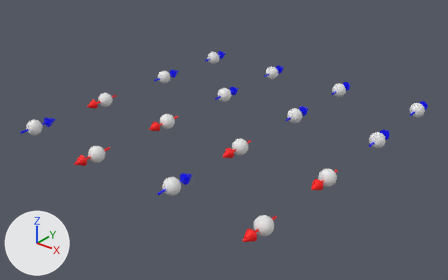
One commit to the Blender file Blender/spins1D.blend: the scene before it, then after it.
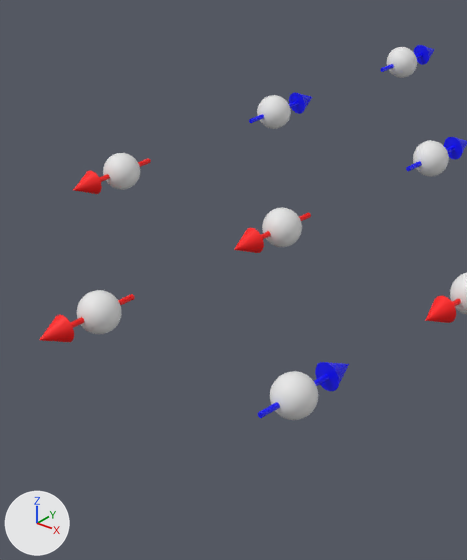
The first picture shows the older version from a camera (50 mm lens) standing at (96.4, -62.1, 49.9) and looking at (27.2, 24.3, -3.6). The close-ups show both versions on the part from 13% to 53% of the width and 12% to 89% of the height of that picture; other places that the commit changed are outside them. The lights are fixed; the arrows at lower left show +X, +Y and +Z.
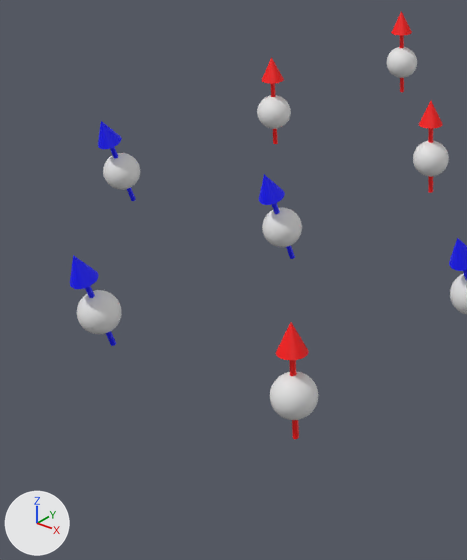
Where the change shows, as pixel boxes (x1, y1, x2, y2) in the close-ups (467 x 560 px):
```json
{"object": "Cylinder.002", "change": "recoloured, turned", "before": [258, 362, 349, 418], "after": [276, 322, 309, 439]}
{"object": "Cylinder.001", "change": "recoloured, turned", "before": [39, 294, 135, 342], "after": [70, 255, 116, 346]}
{"object": "Cylinder.005", "change": "recoloured, turned", "before": [234, 213, 311, 253], "after": [259, 174, 295, 259]}
{"object": "Cylinder.006", "change": "recoloured, turned", "before": [425, 296, 461, 323], "after": [449, 238, 467, 280]}
{"object": "Cylinder.004", "change": "recoloured, turned", "before": [73, 158, 151, 194], "after": [98, 121, 136, 201]}
{"object": "Cylinder.012", "change": "recoloured, turned", "before": [406, 137, 467, 171], "after": [419, 101, 443, 193]}
{"object": "Cylinder.011", "change": "recoloured, turned", "before": [249, 92, 312, 123], "after": [261, 57, 284, 144]}
{"object": "Cylinder.015", "change": "recoloured, turned", "before": [380, 45, 434, 72], "after": [391, 11, 412, 92]}
```

The change, as JSON lines over the scene's bpy script:
```json
{"op": "set", "path": "mat_spin_color_1.base_color", "old": "(1.0, 0.0, 0.0)", "new": "(0.0, 0.0, 1.0)", "note": "red #ff0000 -> blue #0000ff"}
{"op": "set", "path": "mat_spin_color_2.base_color", "old": "(0.0, 0.0, 1.0)", "new": "(1.0, 0.0, 0.0)", "note": "blue #0000ff -> red #ff0000"}
{"op": "set", "path": "mat_spin_color_4.base_color", "old": "(1.0, 0.0, 0.0)", "new": "(0.0, 0.0, 1.0)", "note": "red #ff0000 -> blue #0000ff"}
{"op": "set", "path": "mat_spin_color_5.base_color", "old": "(1.0, 0.0, 0.0)", "new": "(0.0, 0.0, 1.0)", "note": "red #ff0000 -> blue #0000ff"}
{"op": "set", "path": "mat_spin_color_6.base_color", "old": "(1.0, 0.0, 0.0)", "new": "(0.0, 0.0, 1.0)", "note": "red #ff0000 -> blue #0000ff"}
{"op": "set", "path": "mat_spin_color_8.base_color", "old": "(0.0, 0.0, 1.0)", "new": "(1.0, 0.0, 0.0)", "note": "blue #0000ff -> red #ff0000"}
{"op": "set", "path": "mat_spin_color_9.base_color", "old": "(0.0, 0.0, 1.0)", "new": "(1.0, 0.0, 0.0)", "note": "blue #0000ff -> red #ff0000"}
{"op": "set", "path": "mat_spin_color_12.base_color", "old": "(0.0, 0.0, 1.0)", "new": "(1.0, 0.0, 0.0)", "note": "blue #0000ff -> red #ff0000"}
{"op": "set", "path": "ob_cylinder_001.rotation_euler", "old": "(3.142, 0.0, 0.0)", "new": "(1.898, 0.0, 0.0)", "note": "degrees (180, 0, 0) -> degrees (109, 0, 0)"}
{"op": "set", "path": "ob_cylinder_002.rotation_euler", "old": "(0.0, 0.0, 0.0)", "new": "(1.571, 0.0, 0.0)", "note": "degrees (0, 0, 0) -> degrees (90, 0, 0)"}
{"op": "set", "path": "ob_cylinder_004.rotation_euler", "old": "(3.142, 0.0, 0.0)", "new": "(1.898, 0.0, 0.0)", "note": "degrees (180, 0, 0) -> degrees (109, 0, 0)"}
{"op": "set", "path": "ob_cylinder_005.rotation_euler", "old": "(3.142, 0.0, 0.0)", "new": "(1.898, 0.0, 0.0)", "note": "degrees (180, 0, 0) -> degrees (109, 0, 0)"}
{"op": "set", "path": "ob_cylinder_006.rotation_euler", "old": "(3.142, 0.0, 0.0)", "new": "(1.898, 0.0, 0.0)", "note": "degrees (180, 0, 0) -> degrees (109, 0, 0)"}
{"op": "set", "path": "ob_cylinder_011.rotation_euler", "old": "(0.0, 0.0, 0.0)", "new": "(1.571, 0.0, 0.0)", "note": "degrees (0, 0, 0) -> degrees (90, 0, 0)"}
{"op": "set", "path": "ob_cylinder_012.rotation_euler", "old": "(0.0, 0.0, 0.0)", "new": "(1.571, 0.0, 0.0)", "note": "degrees (0, 0, 0) -> degrees (90, 0, 0)"}
{"op": "set", "path": "ob_cylinder_015.rotation_euler", "old": "(0.0, 0.0, 0.0)", "new": "(1.571, 0.0, 0.0)", "note": "degrees (0, 0, 0) -> degrees (90, 0, 0)"}
```
